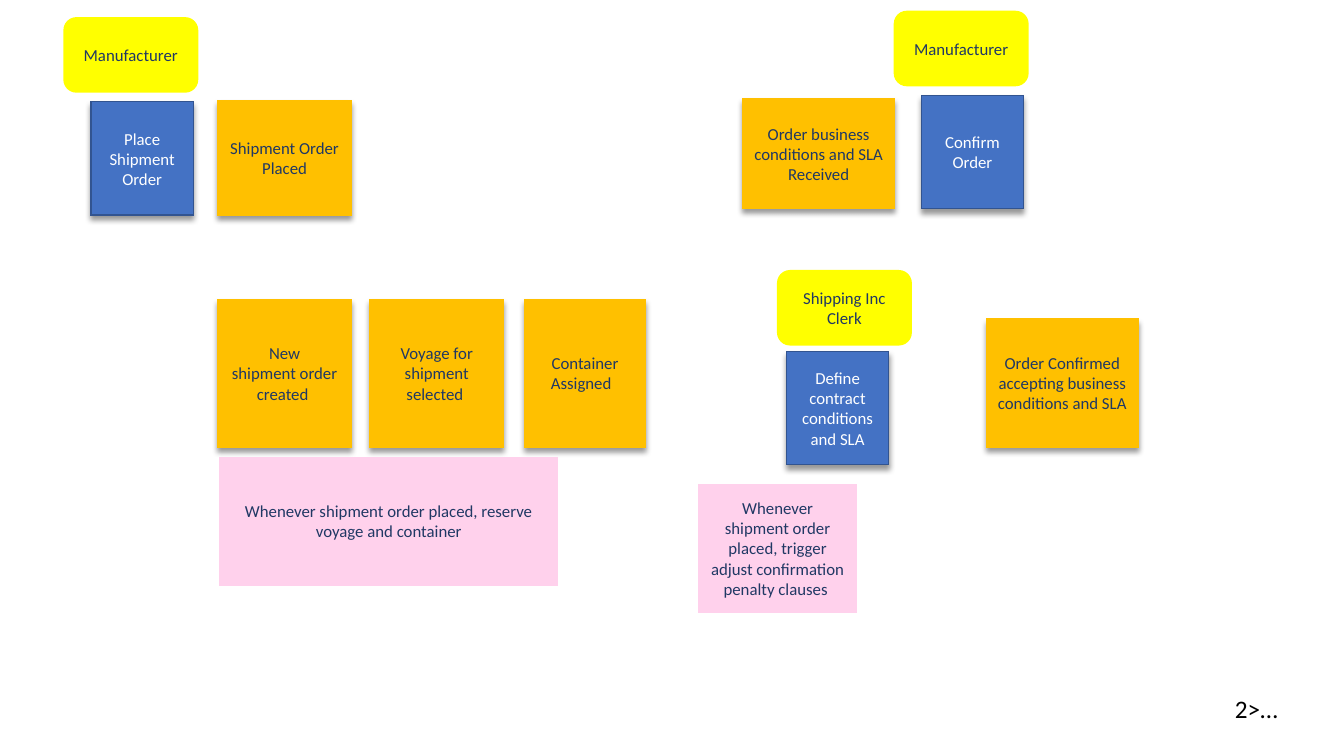
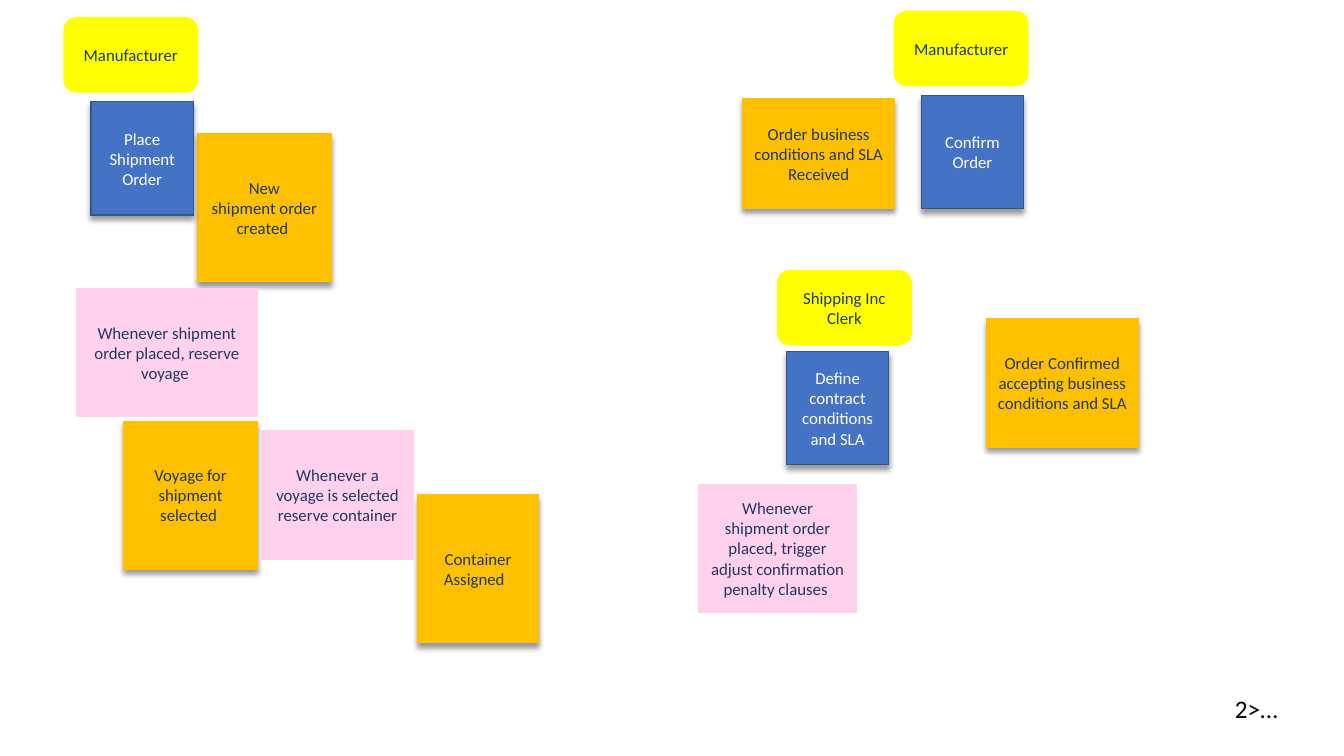
Before and after one commit to ibm-cloud-architecture/refarch-kc, a slide deck: slide 10 of analysis/kc-eventstorming.pptx. Drawn at 1344x756 pixels with LibreOffice and Linux fonts; fonts in the diff are those of the drawing. Boxes give left, top, right and bottom in pixels: in the first picture for what was removed or moved away, otherwise in the second. Text is boxed around its words. In the diff, an @@ line names an element or a change of style, - is before the commit and + after.

```diff
--- a/analysis/kc-eventstorming.pptx
+++ b/analysis/kc-eventstorming.pptx
@@ rectangle removed at (x1=218, y1=101, x2=351, y2=216) @@
-Shipment Order Placed
@@ rectangle "New" moved from (x1=218, y1=299, x2=351, y2=447) to (x1=198, y1=134, x2=331, y2=281) @@
@@ rectangle "Whenever shipment order placed, reserve ..." resized from (x1=220, y1=458, x2=558, y2=586) to (x1=77, y1=289, x2=257, y2=417) @@
@@ text in rectangle at (x1=94, y1=327, x2=240, y2=382): text changed @@
-Whenever shipment order placed, reserve voyage and container
+Whenever shipment order placed, reserve voyage
@@ rectangle "Voyage for shipment" moved from (x1=370, y1=299, x2=503, y2=447) to (x1=124, y1=421, x2=257, y2=569) @@
@@ rectangle added at (x1=262, y1=432, x2=413, y2=560), fill #FFD1EC, outline #FFD1EC 1 pt, 12 pt, text #203864 @@
+Whenever a voyage is selected reserve container
@@ rectangle "Container Assigned" moved from (x1=525, y1=299, x2=646, y2=447) to (x1=417, y1=495, x2=538, y2=642) @@
```
Also in this commit, not shown: 20 other files.
